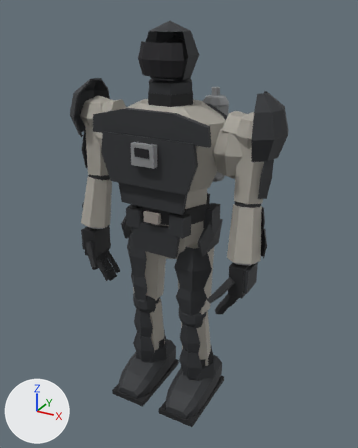
A saved change to the glTF model assets/eva-k8/eva_k8_d0_lod2.glb.
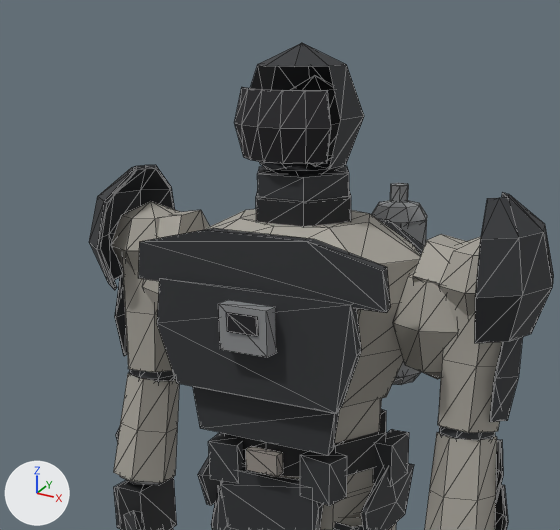
Each version is shown whole from a camera (50 mm lens) standing at (1.116, -1.959, 2.003) and looking at (0.01, 0.05, 0.998), then close up on the part from 8% to 81% of the width and 0% to 56% of the height. Every picture has the same lights, and +X, +Y and +Z are marked at lower left. The last two pictures show the newer version. The close-ups show mesh edges as thin lines. Vertices at exactly the same position are counted once.

Names of what the first close-up shows: 'EVAK8_SKIN'.
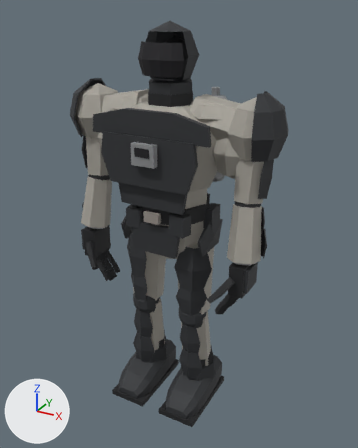
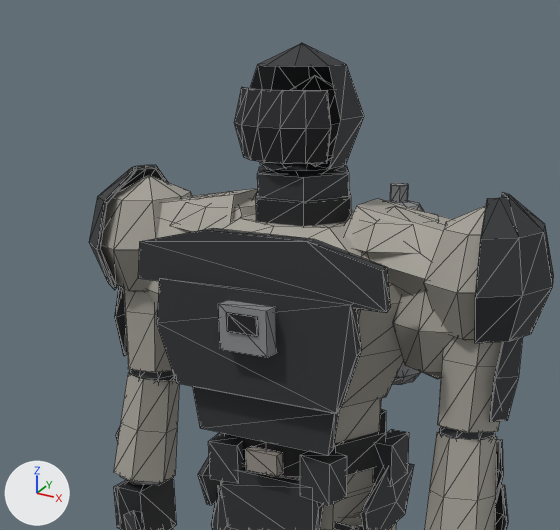
What differs and where, as boxes (x1, y1, x2, y2) in the close-ups (560 x 530 px):
part 1 of me_evak8_geometry, added: after (424, 205, 486, 341)
part 2 of me_evak8_geometry, added: after (344, 206, 439, 259)
part 3 of me_evak8_geometry, added: after (101, 175, 192, 292)
part 4 of me_evak8_geometry, added: after (173, 191, 256, 233)
part 5 of me_evak8_geometry, rebuilt: before (439, 237, 481, 317); after (345, 199, 452, 297)
part 6 of me_evak8_geometry, rebuilt: before (111, 201, 180, 271); after (157, 188, 258, 239)
part 7 of me_evak8_geometry, deleted: before (413, 234, 466, 287)
part 8 of me_evak8_geometry, deleted: before (157, 210, 210, 239)

The change, as a diff of the scene's bpy script:
```diff
--- a/assets/eva-k8/eva_k8_d0_lod2.glb.py
+++ b/assets/eva-k8/eva_k8_d0_lod2.glb.py
@@ me_evak8_geometry @@
 # used by ob_evak8_skin; location = (0.0, 0.0, 0.0)
-me_evak8_geometry.from_pydata(...)  # 1664 vertices, 2900 faces; spans x -0.54..0.54, y -0.26..0.33, z 0.02..1.95
+me_evak8_geometry.from_pydata(...)  # 1716 vertices, 2996 faces; spans x -0.54..0.54, y -0.26..0.33, z 0.02..1.95
+# me_evak8_geometry part 1: a new loose piece, a UV sphere (8 segments, 4 rings, poles along z) spanning x 0.28..0.53, y -0.14..0.14, z 1.38..1.67, in mat_evak8_carbon_plate
+# me_evak8_geometry part 2: a new loose piece, a UV sphere (8 segments, 4 rings, poles along z) spanning x 0.06..0.34, y -0.11..0.13, z 1.5..1.65, in mat_evak8_carbon_plate
+# me_evak8_geometry part 3: a new loose piece, a UV sphere (8 segments, 4 rings, poles along z) spanning x -0.53..-0.28, y -0.14..0.14, z 1.38..1.67, in mat_evak8_carbon_plate
+# me_evak8_geometry part 4: a new loose piece, a UV sphere (8 segments, 4 rings, poles along z) spanning x -0.34..-0.06, y -0.11..0.13, z 1.5..1.65, in mat_evak8_carbon_plate
+# me_evak8_geometry part 5: the loose piece of 26 vertices spanning x 0.31..0.5, y -0.1..0.1, z 1.42..1.61 is rebuilt with 12 vertices and now spans x 0.12..0.44, y -0.1..0.1, z 1.43..1.65
+# me_evak8_geometry part 6: the loose piece of 26 vertices spanning x -0.5..-0.31, y -0.1..0.1, z 1.42..1.61 is rebuilt with 12 vertices and now spans x -0.44..-0.12, y -0.1..0.1, z 1.43..1.65
+# me_evak8_geometry part 7: the loose piece of 12 vertices spanning x 0.27..0.45, y -0.07..0.07, z 1.44..1.59 is deleted
+# me_evak8_geometry part 8: the loose piece of 12 vertices spanning x -0.45..-0.27, y -0.07..0.07, z 1.44..1.59 is deleted
 me_evak8_geometry.materials.append(mat_evak8_carbon_plate)
```
